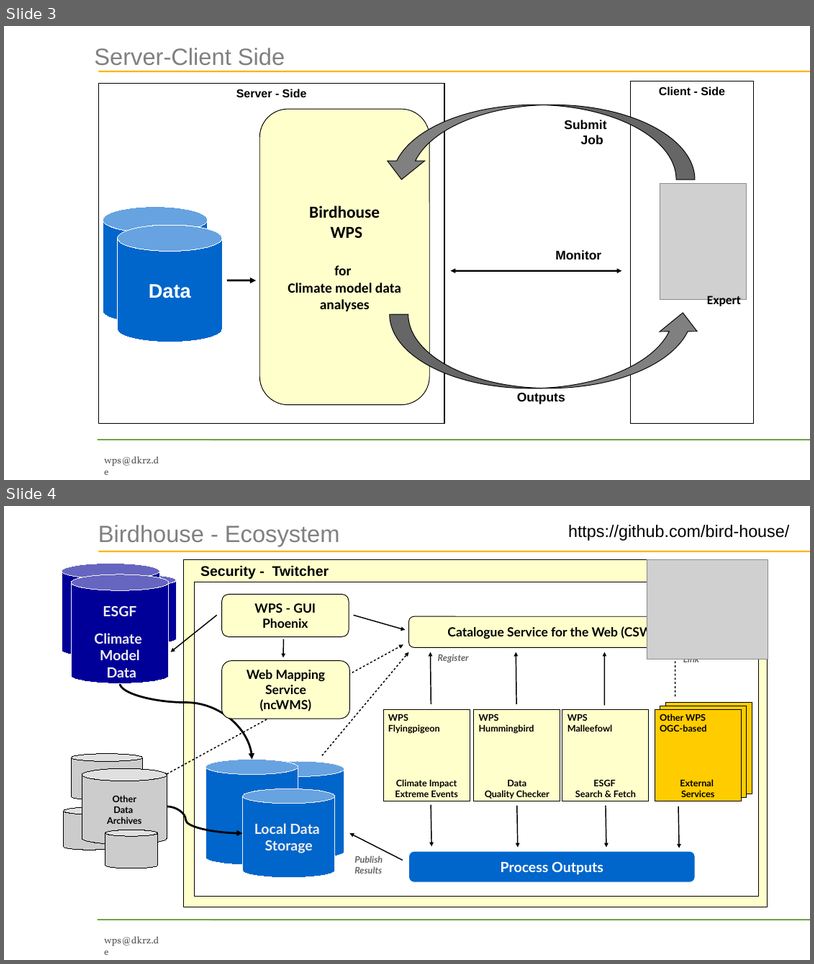
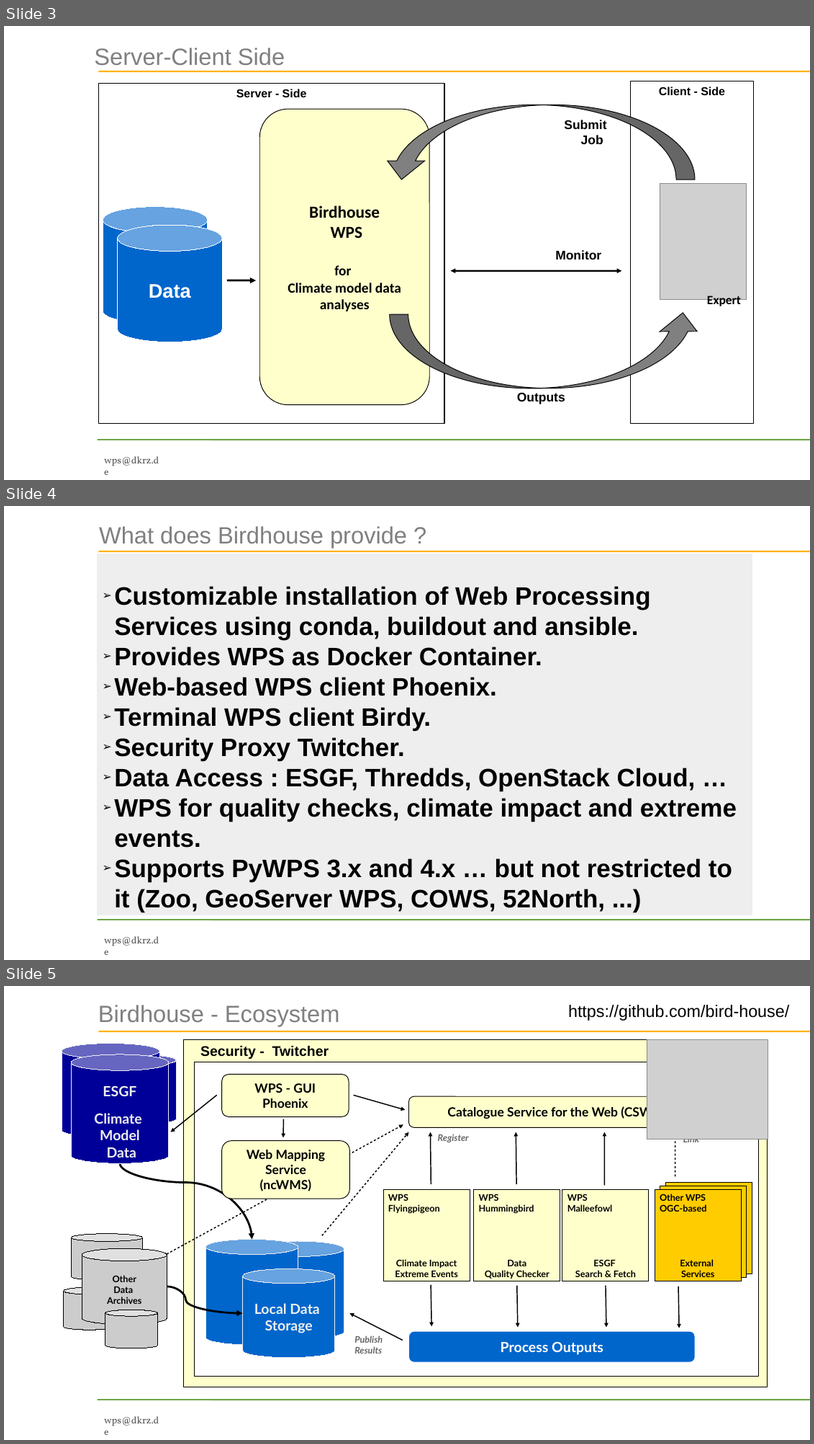
Before and after one commit to bird-house/birdhouse-docs, a slide deck: slides/birdhouse-esgf-f2f-2016/birdhouse-esgf-f2f-2016.odp. Shown one above the other, each under a label of ours: slides 3 and 4 before the commit, slides 3, 4 and 5 after it. The pictures are 814x964 and 814x1444 pixels, drawn with LibreOffice and Linux fonts; fonts in the diff are those of the drawing; grey boxes stand for pictures; background and template pictures are left out. Boxes give left, top, right and bottom in pixels: in the first picture for what was removed or moved away, otherwise in the second. Text is boxed around its words. In the diff, an @@ line names an element or a change of style, - is before the commit and + after.

```diff
--- a/slides/birdhouse-esgf-f2f-2016/birdhouse-esgf-f2f-2016.odp
+++ b/slides/birdhouse-esgf-f2f-2016/birdhouse-esgf-f2f-2016.odp
@@ slide 4 added at (x1=4, y1=506, x2=810, y2=960), background picture (left out); not listed: 3 template elements that a slide beside it also shows @@
@@ title added at (x1=99, y1=526, x2=407, y2=548), 33.6 pt, text #808080 @@
+What does Birdhouse provide ?
@@ rectangle added at (x1=98, y1=554, x2=753, y2=915), fill #EEEEEE, outline #EEEEEE 0.79 pt, 36 pt, text #000000, bold @@
+➢ Customizable installation of Web Processing Services using conda, buildout and ansible.
+➢ Provides WPS as Docker Container.
+➢ Web-based WPS client Phoenix.
+➢ Terminal WPS client Birdy.
+➢ Security Proxy Twitcher.
+➢ Data Access : ESGF, Thredds, OpenStack Cloud, …
+➢ WPS for quality checks, climate impact and extreme events.
+➢ Supports PyWPS 3.x and 4.x … but not restricted to it (Zoo, GeoServer WPS, COWS, 52North, ...)
@@ what was slide 4 is now slide 5 @@
```
Also in this commit, not shown: 4 slides changed, 3 other slides added.
